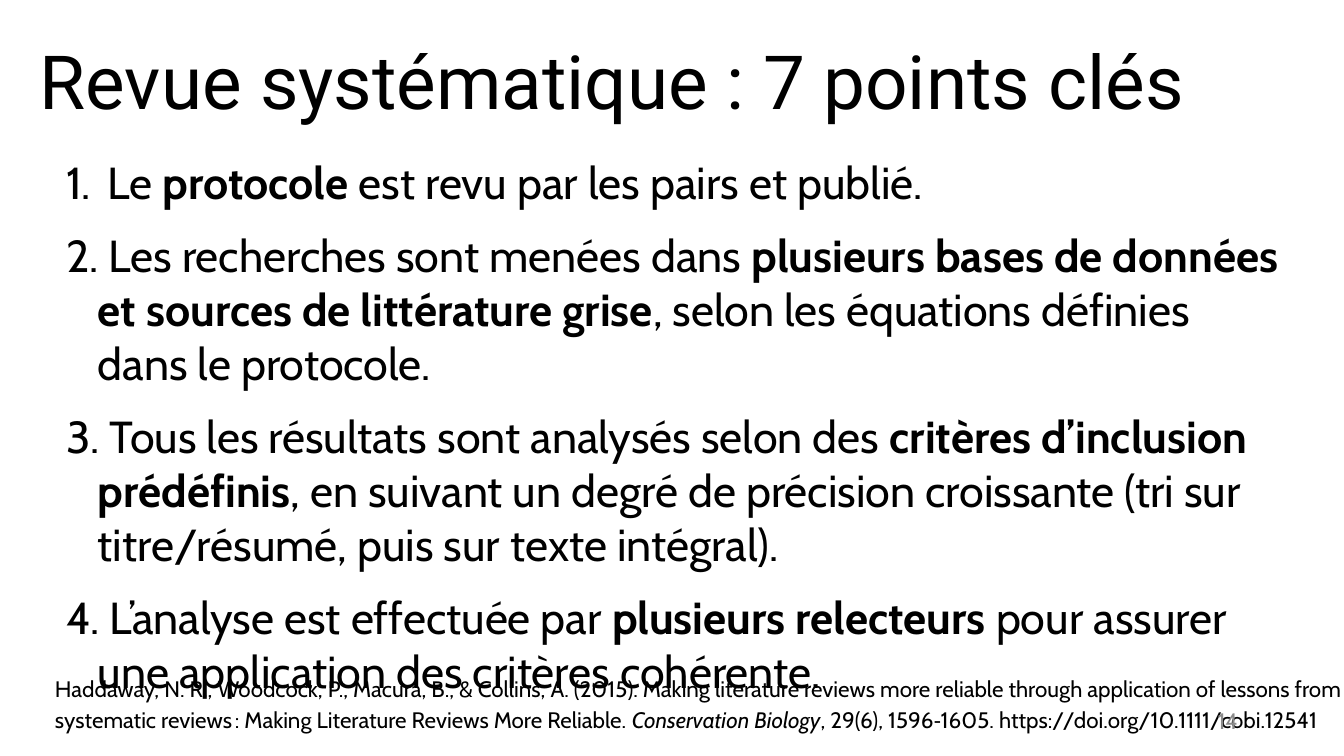
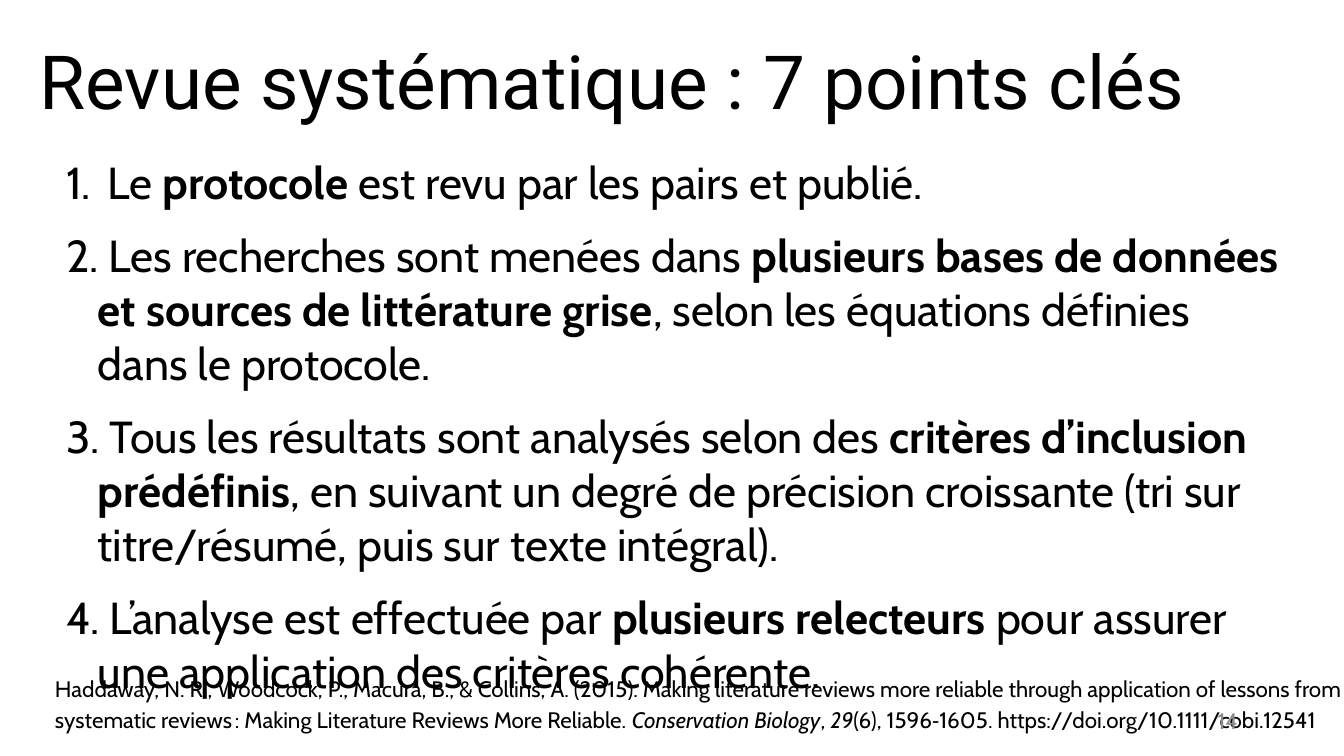
Before and after one commit to fflamerie/intro_revlit, a slide deck: slide 14 of docs/Intro_RevLit.odp. Drawn at 1344x756 pixels with LibreOffice and Linux fonts; fonts in the diff are those of the drawing. Boxes give left, top, right and bottom in pixels: in the first picture for what was removed or moved away, otherwise in the second. Text is boxed around its words. In the diff, an @@ line names an element or a change of style, - is before the commit and + after.

```diff
--- a/docs/Intro_RevLit.odp
+++ b/docs/Intro_RevLit.odp
@@ text "Haddaway, N. R., Woodcock, P., ..." at (x1=55, y1=678, x2=1341, y2=733): italic on in "29(6)," @@
```
Also in this commit, not shown: 22 other slides changed, 5 other files.
